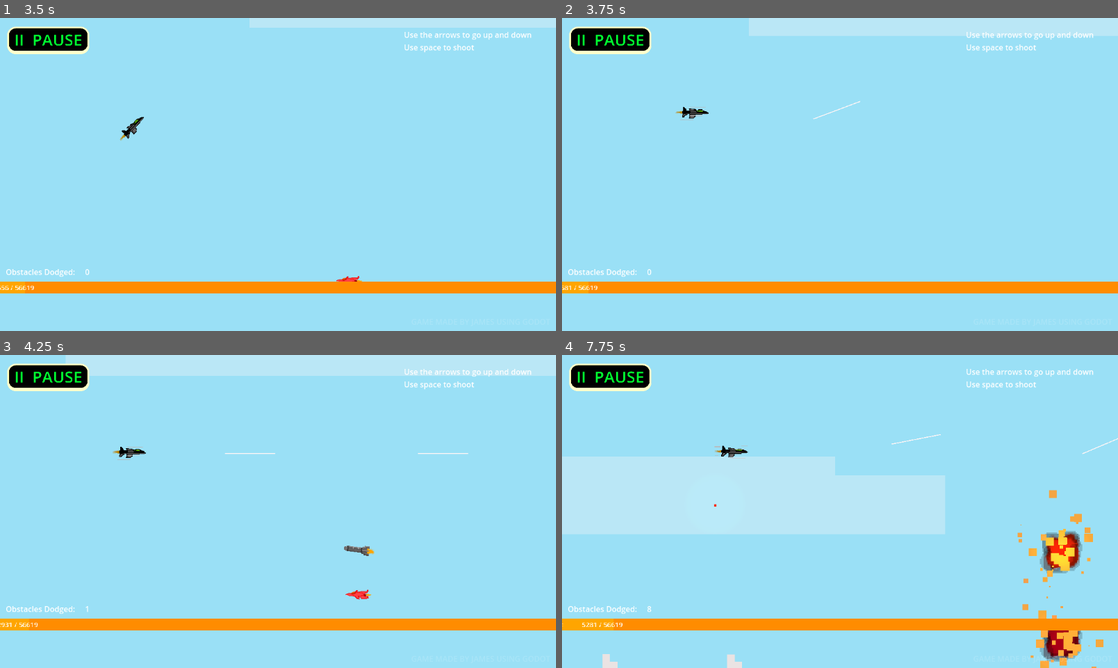
Above: before the commit, frames 1-4 (two rows, left to right).
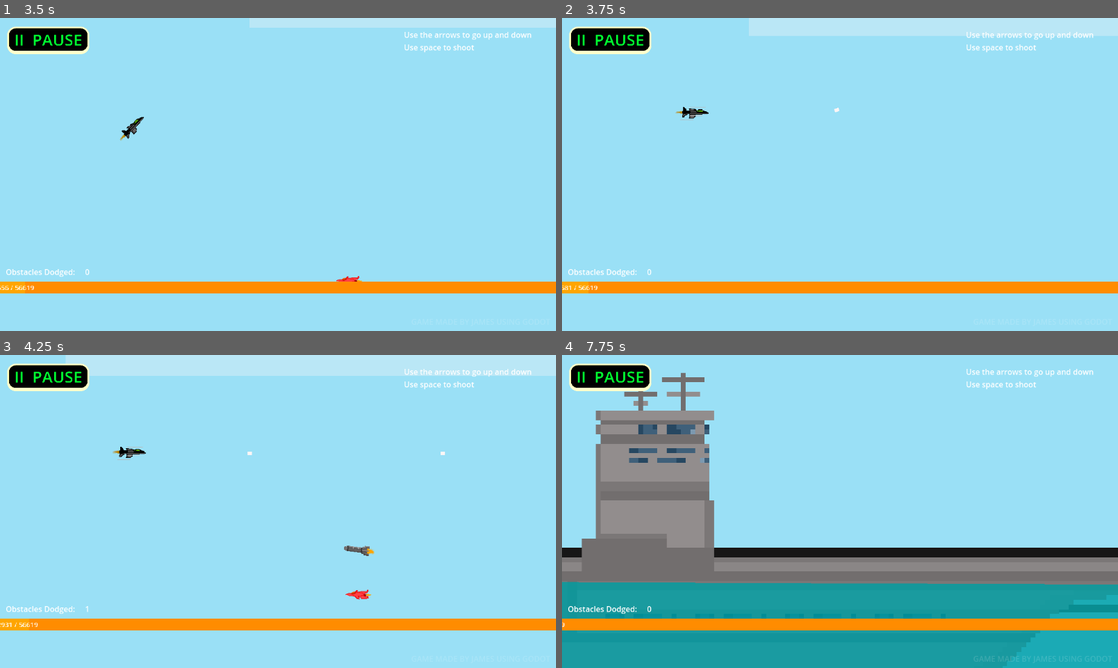
Above: after the commit, the same moments.

Repository: star6fish/DigitalTechInternalInternal
Game: Godot game, scene res://scenes/TestingScene.tscn
Two runs of this game, one before a commit and one after it. Both use one fixed random seed, a clock stepped at 60 frames per second and the inputs below. The project has no main scene, so this scene is started directly.
Inputs:
- Up to frame 1 (3.5 s): hold Right (ui_right) 0.53-1.28 s; hold Space (shoot) 0.53-1.28 s; hold Down (ui_down) 1.28-2.03 s; tap Space (shoot) at 1.35, 2.85 s; hold Right (ui_right) 2.03-2.78 s; hold Space (shoot) 2.03-2.78 s; tap Enter at 2.75 s; hold Up (ui_up) from 2.78 s (still down)
- Up to frame 2 (3.75 s): release Up (ui_up) at 3.53 s; hold Left (ui_left) from 3.53 s (still down); hold Space (shoot) from 3.53 s (still down)
- Up to frame 3 (4.25 s): keep holding Left (ui_left); keep holding Space (shoot)
- Up to frame 4 (7.75 s): release Space (shoot) at 4.28 s; tap Space (shoot) at 4.35, 5.85, 7.35 s; release Left (ui_left) at 5.03 s; hold Down (ui_down) 5.03-5.78 s; hold Space (shoot) 5.03-5.78 s; hold Right (ui_right) 5.78-6.53 s; hold Up (ui_up) 6.53-7.28 s; hold Space (shoot) 6.53-7.28 s; hold Right (ui_right) from 7.28 s (still down)

Frame 1 is identical in both runs. In frame 2, less than 0.1% of the frame differs, in the area x 45-54%, y 26-33%; in frame 3, less than 0.1%; in frame 4, 56%, in the area x 0-100%, y 5-100%.

Commit message:
15/10/2024

Diff:
--- a/assets/Bullet.tscn
+++ b/assets/Bullet.tscn
@@ -1,17 +1,21 @@
-[gd_scene load_steps=3 format=3 uid="uid://du10gum3q5vem"]
+[gd_scene load_steps=4 format=3 uid="uid://du10gum3q5vem"]
 
 [ext_resource type="Script" path="res://scripts/Bullet.gd" id="1_2g4tb"]
 
 [sub_resource type="RectangleShape2D" id="RectangleShape2D_ta37u"]
 size = Vector2(833.082, 13)
 
+[sub_resource type="Curve" id="Curve_32ykr"]
+_data = [Vector2(0, 0), 0.0, 0.0, 0, 0, Vector2(1, 1), 0.0, 0.0, 0, 0]
+point_count = 2
+
 [node name="Area2D" type="Area2D"]
-scale = Vector2(0.124545, 0.124545)
+scale = Vector2(0.0112261, 0.522914)
 script = ExtResource("1_2g4tb")
 metadata/Bullet = true
 
 [node name="CollisionShape2D" type="CollisionShape2D" parent="."]
-scale = Vector2(1.66953, 221.964)
+scale = Vector2(1.66953, 4.22095)
 shape = SubResource("RectangleShape2D_ta37u")
 
 [node name="ColorRect" type="ColorRect" parent="."]
@@ -19,3 +23,10 @@
 offset_top = -8.0292
 offset_right = 416.482
 offset_bottom = 5.9708
+
+[node name="Line2D" type="Line2D" parent="."]
+position = Vector2(-7.62939e-06, 30.0856)
+scale = Vector2(-0.00110428, 0.0746578)
+points = PackedVector2Array(0, 0)
+width = 200.0
+width_curve = SubResource("Curve_32ykr")
--- a/scripts/Bullet.gd
+++ b/scripts/Bullet.gd
@@ -3,6 +3,8 @@
 @onready var global = get_node("/root/Global")
 
 var ObjectsHit = 0
+
+var TrailPoint_Queue = []
 
 func _hitobject(object):
 	if object.get_parent().has_meta("obstacle"):
@@ -20,3 +22,11 @@
 func _process(delta):
 	position.x += 2000 * delta
 	position.y += delta * (rotation * 500)
+
+	TrailPoint_Queue.push_front($Line2D.position)
+
+	if TrailPoint_Queue.size() > 2000:
+		TrailPoint_Queue.pop_back()
+
+	for point in TrailPoint_Queue:
+		$Line2D.add_point(point)
